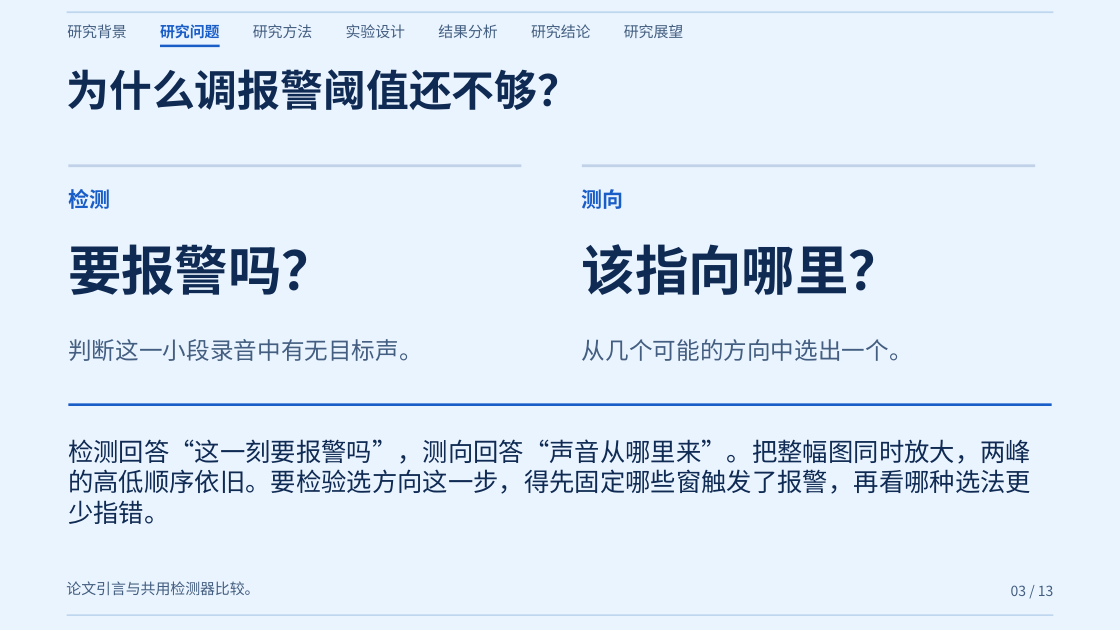
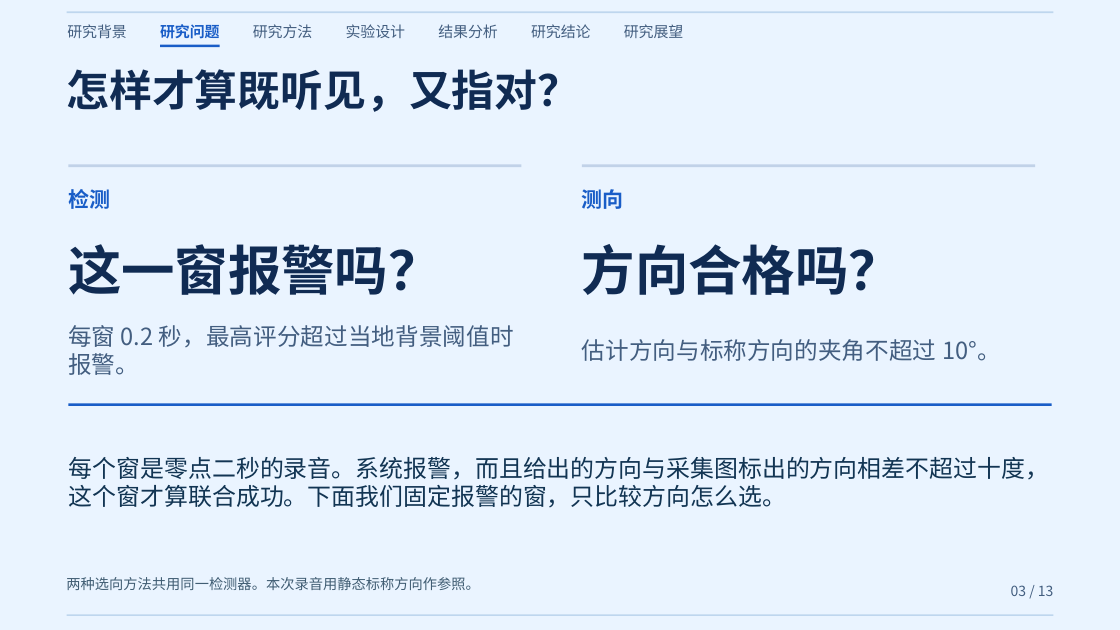
Before and after one commit to coffeeeeffoc/uav-acoustic-detection-localization, a slide deck: slide 3 of paper/公开演讲/02 照读版.pptx. Drawn at 1120x630 pixels with LibreOffice and Linux fonts; fonts in the diff are those of the drawing. Boxes give left, top, right and bottom in pixels: in the first picture for what was removed or moved away, otherwise in the second. Text is boxed around its words. In the diff, an @@ line names an element or a change of style, - is before the commit and + after.

Commit message:
完善公开演讲动画，新增突出方法贡献与基线对比的研究汇报版

```diff
--- a/paper/公开演讲/02 照读版.pptx
+++ b/paper/公开演讲/02 照读版.pptx
@@ text at (67,69,581,112): text changed @@
-为什么调报警阈值还不够？
+怎样才算既听见，又指对？
@@ text at (68,244,441,295): text changed @@
-要报警吗？
+这一窗报警吗？
@@ text at (582,244,902,295): text changed @@
-该指向哪里？
+方向合格吗？
@@ text at (68,325,514,375): text changed @@
-判断这一小段录音中有无目标声。
+每窗 0.2 秒，最高评分超过当地背景阈值时报警。
@@ text at (582,339,1001,361): text changed @@
-从几个可能的方向中选出一个。
+估计方向与标称方向的夹角不超过 10°。
@@ text at (69,457,1049,507): text changed; size 21.8 to 20.5 pt; text colour #102B53 to #123553 @@
-检测回答“这一刻要报警吗”，测向回答“声音从哪里来”。把整幅图同时放大，两峰的高低顺序依旧。要检验选方向这一步，得先固定哪些窗触发了报警，再看哪种选法更少指错。
+每个窗是零点二秒的录音。系统报警，而且给出的方向与采集图标出的方向相差不超过十度，这个窗才算联合成功。下面我们固定报警的窗，只比较方向怎么选。
@@ text at (66,577,479,590): text changed; size 12.8 to 12.2 pt; text colour #435E80 to #405D73 @@
-论文引言与共用检测器比较。
+两种选向方法共用同一检测器。本次录音用静态标称方向作参照。
```
Also in this commit, not shown: 10 other slides changed, 6 other files.
